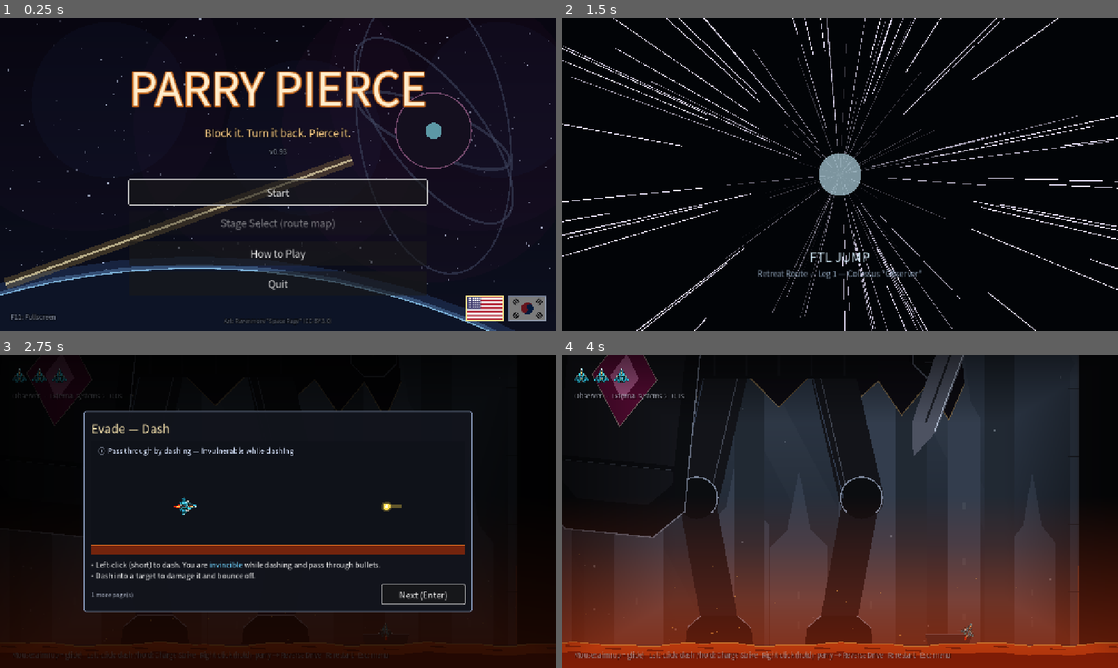
Above: before the commit, frames 1-4 (two rows, left to right).
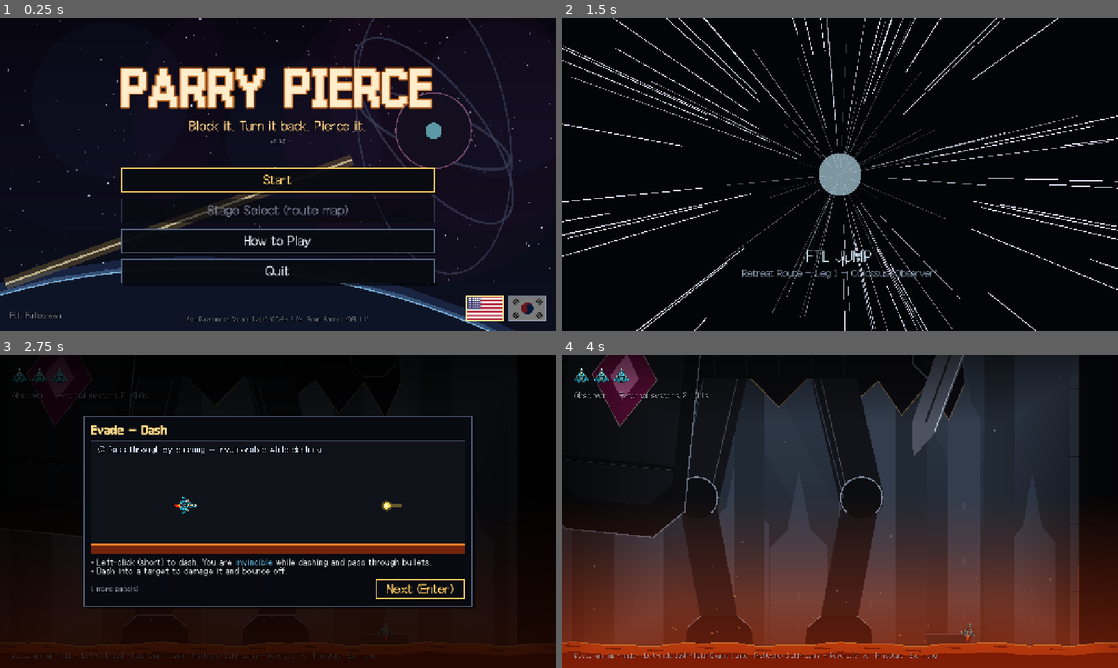
Above: after the commit, the same moments.

Repository: NeverB0re/parry-pierce
Game: Godot game, scene res://main.tscn
Two runs of this game, one before a commit and one after it. Both use one fixed random seed, a clock stepped at 60 frames per second and the inputs below.
Inputs (mouse positions are in pixels of both pictures, inside the frame that each line leads up to):
- Up to frame 1 (0.25 s): no input
- Up to frame 2 (1.5 s): click "Start" at 0.5 s; tap Enter at 1.25 s; move the mouse to (962, 158) at 1.27 s; hold Right from 1.28 s (still down); tap O at 1.35 s; click (962, 158) at 1.42 s
- Up to frame 3 (2.75 s): tap Space at 1.52, 1.82 s; release Right at 2 s; drag from (166, 527) to (250, 574) at 2.02 s
- Up to frame 4 (4 s): click "Next (Enter)" at 2.75 s; click "Continue (Enter)" at 3.5 s

The runs differ from the first frame. In frame 1, 11% of the frame differs, in the area x 1-79%, y 15-98%; in frame 2, 0.7%; in frame 3, 5.6%; in frame 4, 1.1%.

Commit message:
v0.94: pixel font and UI pass — every screen uses the Galmuri11 pixel font (SIL OFL 1.1, bundled for desktop and web, antialiasing off; the 10 MB Noto Sans KR is gone); a shared ui_style.gd gives the title menu, pause menu, world map and tutorial window one look: square dark-navy plates with a 2 px steel edge and a hard drop shadow, buttons that turn gold on hover/focus, bold gold pixel titles; text sizes moved toward the 12 px grid and the bottom control hint no longer overflows; font credit added to the title screen and the itch README
Co-Authored-By: Claude Opus 5.5 <noreply@anthropic.com>

Diff:
--- a/project.godot
+++ b/project.godot
@@ -11,7 +11,7 @@
 [application]
 
 config/name="Parry Pierce (prototype)"
-config/version="0.93"
+config/version="0.94"
 run/main_scene="res://main.tscn"
 config/features=PackedStringArray("4.7")
 config/icon="res://icon.png"
--- a/scripts/ftl.gd
+++ b/scripts/ftl.gd
@@ -24,7 +24,7 @@
 	layer = 80
 	process_mode = Node.PROCESS_MODE_ALWAYS
 	visible = false
-	font = UiFont.make(PackedStringArray(["Malgun Gothic", "Apple SD Gothic Neo", "Noto Sans CJK KR", "sans-serif"]))
+	font = UiFont.make()
 	canvas = Control.new()
 	canvas.set_anchors_preset(Control.PRESET_FULL_RECT)
 	canvas.mouse_filter = Control.MOUSE_FILTER_IGNORE
--- a/scripts/hud.gd
+++ b/scripts/hud.gd
@@ -20,7 +20,7 @@
 	texture_filter = CanvasItem.TEXTURE_FILTER_NEAREST
 	set_anchors_preset(Control.PRESET_FULL_RECT)
 	mouse_filter = Control.MOUSE_FILTER_IGNORE
-	font = UiFont.make(PackedStringArray(["Malgun Gothic", "Apple SD Gothic Neo", "Noto Sans CJK KR", "sans-serif"]))
+	font = UiFont.make()
 
 
 func banner(title: String, sub := "") -> void:
@@ -134,7 +134,7 @@
 
 	# 조작
 	if main.touch_ui == null:
-		_text(Vector2(28, s.y - 24), Loc.t("마우스: 방향(위=활공)   좌클릭: 돌진 / 꾹: 차지 강습 (근접 공격이 멈춰 있거나 휘두를 때 부딪히면 요격)   우클릭 꾹: 패리 → 슬로우 조준 → 리버스 드라이브   R: 재시작   Esc: 메뉴"), 15, Color(0.75, 0.77, 0.82, 0.55))
+		_text(Vector2(28, s.y - 24), Loc.t("마우스: 방향(위=활공)   좌클릭: 돌진 / 꾹: 차지 강습 (근접 공격이 멈춰 있거나 휘두를 때 부딪히면 요격)   우클릭 꾹: 패리 → 슬로우 조준 → 리버스 드라이브   R: 재시작   Esc: 메뉴"), 12, Color(0.75, 0.77, 0.82, 0.6))
 
 	if warp_t > 0.0:                          # 퍼펙트 회피: 청록 틴트 + 가장자리에서 모여드는 선
 		var wk := clampf(warp_t / warp_max, 0.0, 1.0)
--- a/scripts/pause_menu.gd
+++ b/scripts/pause_menu.gd
@@ -1,6 +1,7 @@
 extends CanvasLayer
 ## ESC 메뉴. 플레이 중에는 마우스가 창 밖으로 못 나가고, 메뉴를 열어야 풀린다. 열 때마다(그리고 언어를 바꿀 때) 글자를 새로 만든다.
 const UiFont := preload("res://scripts/ui_font.gd")
+const UiStyle := preload("res://scripts/ui_style.gd")
 
 const Loc := preload("res://scripts/loc.gd")
 
@@ -13,15 +14,15 @@
 var tutorial                         # main.gd 가 연결: 조작법 다시 보기
 var title                            # main.gd 가 연결: 타이틀이 열려 있으면 ESC 는 무시한다
 var center: CenterContainer
-var main_box: VBoxContainer
-var help_box: VBoxContainer
+var main_box: Control
+var help_box: Control
 
 
 func _ready() -> void:
 	layer = 50
 	process_mode = Node.PROCESS_MODE_ALWAYS
 	visible = false
-	font = UiFont.make(PackedStringArray(["Malgun Gothic", "Apple SD Gothic Neo", "Noto Sans CJK KR", "Segoe UI", "sans-serif"]))
+	font = UiFont.make()
 
 	var dim := ColorRect.new()
 	dim.color = Color(0, 0, 0, 0.65)
@@ -44,15 +45,13 @@
 		center.remove_child(c)
 		c.queue_free()
 	var box := VBoxContainer.new()
-	box.add_theme_constant_override("separation", 14)
-	center.add_child(box)
-	main_box = box
+	box.add_theme_constant_override("separation", 12)
+	main_box = _panel(box)
 
 	var tl := Label.new()
 	tl.text = Loc.t("일시정지")
 	tl.horizontal_alignment = HORIZONTAL_ALIGNMENT_CENTER
-	tl.add_theme_font_override("font", font)
-	tl.add_theme_font_size_override("font_size", int(44 * ui_scale))
+	UiStyle.title(tl, int(36 * ui_scale))
 	box.add_child(tl)
 
 	_button(box, Loc.t("계속하기"), resume)
@@ -70,29 +69,36 @@
 	if not OS.has_feature("web"):                              # 브라우저에서는 창을 닫을 수 없다
 		_button(box, Loc.t("종료"), func() -> void: get_tree().quit())
 
-	help_box = VBoxContainer.new()
-	help_box.add_theme_constant_override("separation", 14)
+	var hbox := VBoxContainer.new()
+	hbox.add_theme_constant_override("separation", 8)
+	help_box = _panel(hbox)
 	help_box.visible = false
-	center.add_child(help_box)
 	var ht := Label.new()
 	ht.text = Loc.t("조작법")
 	ht.horizontal_alignment = HORIZONTAL_ALIGNMENT_CENTER
-	ht.add_theme_font_override("font", font)
-	ht.add_theme_font_size_override("font_size", int(36 * ui_scale))
-	help_box.add_child(ht)
+	UiStyle.title(ht, int(36 * ui_scale))
+	hbox.add_child(ht)
 	if tutorial != null:
 		for id in tutorial.ORDER:
 			var sid: String = id
-			_button(help_box, tutorial.page_title(sid), func() -> void: tutorial.replay(sid))
-	_button(help_box, Loc.t("뒤로"), func() -> void: _show_help(false))
+			_button(hbox, tutorial.page_title(sid), func() -> void: tutorial.replay(sid))
+	_button(hbox, Loc.t("뒤로"), func() -> void: _show_help(false))
+
+
+## 가운데 판 (UiStyle.panel) 안에 content 를 넣고 판을 돌려준다
+func _panel(content: Control) -> PanelContainer:
+	var pc := PanelContainer.new()
+	pc.add_theme_stylebox_override("panel", UiStyle.panel(int(24 * ui_scale)))
+	pc.add_child(content)
+	center.add_child(pc)
+	return pc
 
 
 func _button(parent: Control, text: String, cb: Callable) -> void:
 	var b := Button.new()
 	b.text = text
-	b.custom_minimum_size = Vector2(260, 54) * ui_scale
-	b.add_theme_font_override("font", font)
-	b.add_theme_font_size_override("font_size", int(24 * ui_scale))
+	b.custom_minimum_size = Vector2(432, 48) * ui_scale
+	UiStyle.button(b, font, int(24 * ui_scale))
 	b.pressed.connect(cb)
 	parent.add_child(b)
 
--- a/scripts/title_menu.gd
+++ b/scripts/title_menu.gd
@@ -4,6 +4,7 @@
 ## ESC 메뉴에서 왔을 때(이어하기)만 멈춘 판이 어둡게 비친다. 입력은 막힌다 (main.gd 가 title.visible 을 본다).
 ## 새 게임은 저장된 진행이 있으면 한 번 더 눌러야 시작한다 (확인).
 const UiFont := preload("res://scripts/ui_font.gd")
+const UiStyle := preload("res://scripts/ui_style.gd")
 
 const Loc := preload("res://scripts/loc.gd")
 
@@ -26,7 +27,7 @@
 	layer = 55
 	process_mode = Node.PROCESS_MODE_ALWAYS
 	visible = false
-	font = UiFont.make(PackedStringArray(["Malgun Gothic", "Apple SD Gothic Neo", "Noto Sans CJK KR", "Segoe UI", "sans-serif"]))
+	font = UiFont.make()
 	root = Control.new()
 	root.set_anchors_preset(Control.PRESET_FULL_RECT)
 	add_child(root)
@@ -78,7 +79,9 @@
 
 	if _help and tutorial != null:                    # 조작법 목록: 제목 대신 목록만 (화면에 다 들어오게 촘촘히)
 		box.add_theme_constant_override("separation", int(8 * ui_scale))
-		box.add_child(_label(Loc.t("조작법"), 34, Color(0.9, 0.95, 1.0)))
+		var ht := _label(Loc.t("조작법"), 36, UiStyle.C_TITLE)
+		UiStyle.title(ht, int(36 * ui_scale))
+		box.add_child(ht)
 		for id in tutorial.ORDER:
 			var sid: String = id
 			var hb := _button(box, tutorial.page_title(sid), func() -> void: tutorial.replay(sid))
@@ -88,13 +91,14 @@
 			_build())
 		back.custom_minimum_size = Vector2(560, 46) * ui_scale
 	else:
-		var t1 := _label("PARRY PIERCE", 104, Color(1.0, 0.93, 0.8))
+		var t1 := _label("PARRY PIERCE", 96, Color(1.0, 0.93, 0.8))
+		t1.add_theme_font_override("font", UiFont.bold())
 		t1.add_theme_color_override("font_outline_color", Color(0.85, 0.45, 0.12, 0.9))
 		t1.add_theme_constant_override("outline_size", 14)
 		box.add_child(t1)
 		box.add_child(_label(Loc.t("막고, 되돌리고, 꿰뚫어라"), 24, Color(1.0, 0.82, 0.55)))
 		var ver := str(ProjectSettings.get_setting("application/config/version", ""))
-		box.add_child(_label("v" + ver, 16, Color(0.7, 0.75, 0.85, 0.8)))
+		box.add_child(_label("v" + ver, 12, Color(0.7, 0.75, 0.85, 0.8)))
 		var gap := Control.new()
 		gap.custom_minimum_size = Vector2(0, 26 * ui_scale)
 		box.add_child(gap)
@@ -135,7 +139,7 @@
 	root.add_child(hint)
 
 	# 아래 가운데: 도트 그림 출처 (CC-BY 3.0 표기)
-	var credit := _label("Art: Ravenmore \"Space Rage\" (CC-BY 3.0)", 13, Color(0.7, 0.75, 0.85, 0.55))
+	var credit := _label("Art: Ravenmore \"Space Rage\" (CC-BY 3.0) · Font: Galmuri (OFL 1.1)", 12, Color(0.7, 0.75, 0.85, 0.55))
 	credit.set_anchors_and_offsets_preset(Control.PRESET_BOTTOM_WIDE)
 	credit.offset_top = -34.0 * ui_scale
 	credit.offset_bottom = -10.0 * ui_scale
@@ -192,9 +196,8 @@
 func _button(parent: Control, text: String, cb: Callable) -> Button:
 	var b := Button.new()
 	b.text = text
-	b.custom_minimum_size = Vector2(430, 56) * ui_scale
-	b.add_theme_font_override("font", font)
-	b.add_theme_font_size_override("font_size", int(23 * ui_scale))
+	b.custom_minimum_size = Vector2(432, 56) * ui_scale
+	UiStyle.button(b, font, int(24 * ui_scale))
 	b.pressed.connect(cb)
 	parent.add_child(b)
 	return b
--- a/scripts/tutorial.gd
+++ b/scripts/tutorial.gd
@@ -3,6 +3,7 @@
 ## 애니메이션은 코드로 그린 짧은 루프(움짤)다. 한 번 본 장은 다시 자동으로 뜨지 않고(user://tutorial.cfg),
 ## ESC 메뉴의 '조작법'에서 언제든 다시 볼 수 있다.
 const UiFont := preload("res://scripts/ui_font.gd")
+const UiStyle := preload("res://scripts/ui_style.gd")
 
 const Loc := preload("res://scripts/loc.gd")
 const Sprites := preload("res://scripts/sprites.gd")
@@ -32,7 +33,7 @@
 	layer = 60
 	process_mode = Node.PROCESS_MODE_ALWAYS
 	visible = false
-	font = UiFont.make(PackedStringArray(["Malgun Gothic", "Apple SD Gothic Neo", "Noto Sans CJK KR", "sans-serif"]))
+	font = UiFont.make()
 	_load_seen()
 	_build_ui()
 
@@ -274,13 +275,7 @@
 	add_child(center)
 
 	var panel := PanelContainer.new()
-	var sb := StyleBoxFlat.new()
-	sb.bg_color = Color(0.07, 0.08, 0.11, 0.98)
-	sb.border_color = Color(0.55, 0.62, 0.75)
-	sb.set_border_width_all(2)
-	sb.set_corner_radius_all(6)
-	sb.set_content_margin_all(18)
-	panel.add_theme_stylebox_override("panel", sb)
+	panel.add_theme_stylebox_override("panel", UiStyle.panel(18))
 	center.add_child(panel)
 
 	var box := VBoxContainer.new()
@@ -288,9 +283,7 @@
 	panel.add_child(box)
 
 	title_l = Label.new()
-	title_l.add_theme_font_override("font", font)
-	title_l.add_theme_font_size_override("font_size", 28)
-	title_l.add_theme_color_override("font_color", Color(1.0, 0.92, 0.7))
+	UiStyle.title(title_l, 24)
 	box.add_child(title_l)
 
 	stage = Stage.new()
@@ -321,9 +314,8 @@
 	page_l.size_flags_horizontal = Control.SIZE_EXPAND_FILL
 	foot.add_child(page_l)
 	btn = Button.new()
-	btn.add_theme_font_override("font", font)
-	btn.add_theme_font_size_override("font_size", 20)
-	btn.custom_minimum_size = Vector2(190, 44)
+	UiStyle.button(btn, font, 24)
+	btn.custom_minimum_size = Vector2(204, 44)
 	btn.pressed.connect(func() -> void: _open_next(false))
 	foot.add_child(btn)
 
--- a/scripts/ui_font.gd
+++ b/scripts/ui_font.gd
@@ -1,13 +1,21 @@
-## 화면 글꼴: 데스크톱은 시스템 글꼴, 웹은 시스템 글꼴이 없어 함께 넣은 Noto Sans KR (SIL OFL, assets/fonts)
-const BUNDLED := "res://assets/fonts/NotoSansKR-VF.ttf"
+## 화면 글꼴: 도트 게임에 맞는 갈무리11 (Galmuri11, SIL OFL 1.1, assets/fonts). 데스크톱·웹 모두 같은 글꼴을 함께 넣어 쓴다.
+## 도트가 번지지 않게 안티에일리어싱·힌팅을 끈다. 크기는 12 의 배수(12·24·36…)일 때 가장 또렷하다
+const PIXEL := "res://assets/fonts/Galmuri11.ttf"
+const PIXEL_BOLD := "res://assets/fonts/Galmuri11-Bold.ttf"
 
 
-static func make(names: PackedStringArray) -> Font:
-	if OS.has_feature("web"):
-		var v := FontVariation.new()
-		v.base_font = load(BUNDLED)
-		v.variation_opentype = {TextServerManager.get_primary_interface().name_to_tag("weight"): 500}
-		return v
-	var f := SystemFont.new()
-	f.font_names = names
+static func make() -> Font:
+	return _crisp(PIXEL)
+
+
+## 제목·큰 글씨용 굵은 도트 글꼴
+static func bold() -> Font:
+	return _crisp(PIXEL_BOLD)
+
+
+static func _crisp(path: String) -> Font:
+	var f: FontFile = load(path)
+	f.antialiasing = TextServer.FONT_ANTIALIASING_NONE
+	f.hinting = TextServer.HINTING_NONE
+	f.subpixel_positioning = TextServer.SUBPIXEL_POSITIONING_DISABLED
 	return f
--- /dev/null
+++ b/scripts/ui_style.gd
@@ -0,0 +1,64 @@
+## 화면 UI 공통 모양 (메인 화면·일시정지·항로도·튜토리얼): 도트 게임에 맞춘 각진 판.
+## 판 = 짙은 남색 + 2px 강철 테두리 + 아래오른쪽으로 떨어지는 딱딱한 그림자 (둥근 모서리 없음).
+## 버튼 = 같은 판, 올리거나 고르면 금빛 테두리·금빛 글씨 (금 = 지금 고를 수 있는 것). 글씨는 갈무리11 (UiFont).
+const UiFont := preload("res://scripts/ui_font.gd")
+const C_BG := Color(0.035, 0.045, 0.07, 0.92)
+const C_BG_HOVER := Color(0.07, 0.08, 0.12, 0.96)
+const C_BG_PRESS := Color(0.16, 0.12, 0.05, 0.98)
+const C_EDGE := Color(0.34, 0.4, 0.52)
+const C_GOLD := Color(1.0, 0.8, 0.38)
+const C_TEXT := Color(0.88, 0.91, 0.96)
+const C_DIM := Color(0.45, 0.48, 0.55)
+const C_TITLE := Color(1.0, 0.86, 0.55)
+
+
+static func _box(bg: Color, edge: Color, shadow := 4) -> StyleBoxFlat:
+	var sb := StyleBoxFlat.new()
+	sb.bg_color = bg
+	sb.border_color = edge
+	sb.set_border_width_all(2)
+	sb.set_corner_radius_all(0)
+	sb.shadow_color = Color(0, 0, 0, 0.55)
+	sb.shadow_size = 0
+	sb.shadow_offset = Vector2(shadow, shadow)
+	if shadow > 0:
+		sb.shadow_size = 1
+	sb.content_margin_left = 16
+	sb.content_margin_right = 16
+	sb.content_margin_top = 8
+	sb.content_margin_bottom = 8
+	sb.anti_aliasing = false
+	return sb
+
+
+## 큰 판 (일시정지·조작법 목록·튜토리얼 창)
+static func panel(margin := 22) -> StyleBoxFlat:
+	var sb := _box(Color(0.03, 0.04, 0.065, 0.95), C_EDGE, 6)
+	sb.set_content_margin_all(margin)
+	return sb
+
+
+## 버튼 모양을 입힌다
+static func button(b: Button, font: Font, size: int) -> void:
+	b.add_theme_font_override("font", font)
+	b.add_theme_font_size_override("font_size", size)
+	b.add_theme_stylebox_override("normal", _box(C_BG, C_EDGE))
+	b.add_theme_stylebox_override("hover", _box(C_BG_HOVER, C_GOLD))
+	b.add_theme_stylebox_override("pressed", _box(C_BG_PRESS, C_GOLD, 2))
+	b.add_theme_stylebox_override("focus", _box(Color(0, 0, 0, 0), C_GOLD, 0))
+	b.add_theme_stylebox_override("disabled", _box(Color(0.03, 0.035, 0.05, 0.6), Color(C_EDGE, 0.4), 0))
+	b.add_theme_color_override("font_color", C_TEXT)
+	b.add_theme_color_override("font_hover_color", C_GOLD)
+	b.add_theme_color_override("font_pressed_color", Color(1.0, 0.93, 0.7))
+	b.add_theme_color_override("font_focus_color", C_GOLD)
+	b.add_theme_color_override("font_hover_pressed_color", C_GOLD)
+	b.add_theme_color_override("font_disabled_color", C_DIM)
+
+
+## 제목 글씨: 굵은 도트 글꼴 + 금빛 + 진한 외곽선
+static func title(l: Label, size: int, col := C_TITLE) -> void:
+	l.add_theme_font_override("font", UiFont.bold())
+	l.add_theme_font_size_override("font_size", size)
+	l.add_theme_color_override("font_color", col)
+	l.add_theme_color_override("font_outline_color", Color(0, 0, 0, 0.85))
+	l.add_theme_constant_override("outline_size", 6)
--- a/scripts/world_map.gd
+++ b/scripts/world_map.gd
@@ -3,6 +3,7 @@
 ## 깬 은하는 다시 골라 재전투할 수 있다. 안 깬 곳(다음 하나만 고를 수 있음)·아직 만들지 않은 곳은 회색.
 ## 아래에는 얻은 동력 코어를 보여 주고, 눌러서(또는 숫자 키) 장착·교체한다 (장착 칸 수만큼만 작동). FTL 도약 → 고른 스테이지.
 const UiFont := preload("res://scripts/ui_font.gd")
+const UiStyle := preload("res://scripts/ui_style.gd")
 
 const Loc := preload("res://scripts/loc.gd")
 signal jump_requested
@@ -32,7 +33,7 @@
 	layer = 60
 	process_mode = Node.PROCESS_MODE_ALWAYS
 	visible = false
-	font = UiFont.make(PackedStringArray(["Malgun Gothic", "Apple SD Gothic Neo", "Noto Sans CJK KR", "sans-serif"]))
+	font = UiFont.make()
 
 	var dim := ColorRect.new()
 	dim.color = Color(0.02, 0.03, 0.05, 0.96)
@@ -47,7 +48,8 @@
 	root.add_theme_constant_override("separation", int(10 * ui_scale))
 	margin.add_child(root)
 
-	title_l = _label(Loc.t("항로도 — 퇴각 항로"), 32, Color(1.0, 0.95, 0.88))
+	title_l = _label(Loc.t("항로도 — 퇴각 항로"), 36, UiStyle.C_TITLE)
+	UiStyle.title(title_l, int(36 * ui_scale))
 	root.add_child(title_l)
 	sub = _label("", 18, Color(0.75, 0.8, 0.88))
 	root.add_child(sub)
@@ -76,15 +78,13 @@
 	back_button = Button.new()
 	back_button.text = Loc.t("뒤로")
 	back_button.custom_minimum_size = Vector2(160, 60) * ui_scale
-	back_button.add_theme_font_override("font", font)
-	back_button.add_theme_font_size_override("font_size", int(18 * ui_scale))
+	UiStyle.button(back_button, font, int(24 * ui_scale))
 	back_button.pressed.connect(back)
 	bottom.add_child(back_button)
 	jump_button = Button.new()
 	jump_button.text = Loc.t("FTL 도약 ▶")
 	jump_button.custom_minimum_size = Vector2(300, 60) * ui_scale
-	jump_button.add_theme_font_override("font", font)
-	jump_button.add_theme_font_size_override("font_size", int(18 * ui_scale))
+	UiStyle.button(jump_button, font, int(24 * ui_scale))
 	jump_button.pressed.connect(jump)
 	bottom.add_child(jump_button)
 
Not shown, added: assets/fonts/Galmuri-OFL.txt
Binary file added: assets/fonts/Galmuri11-Bold.ttf
Not shown, changed: assets/fonts/Galmuri11-Bold.ttf.import
Binary file added: assets/fonts/Galmuri11.ttf
Not shown, added: assets/fonts/Galmuri11.ttf.import
Not shown, added: scripts/ui_style.gd.uid
Not shown, removed: assets/fonts/NotoSansKR-VF.ttf
Not shown, changed: assets/fonts/README.md
Not shown, changed: itch/pack.py
